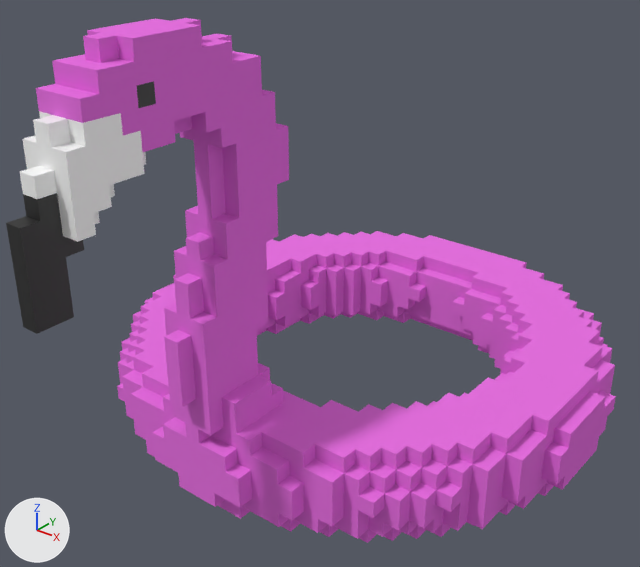
The Blender file Other Object/GameAsset4.blend: old version first, new version second.
Rendered twice from a 50 mm lens placed at (3.33, -4.68, 2.48), pointed at (0.07, -0.61, -0.05). Lighting does not change. The marker at lower left points along +X, +Y and +Z.
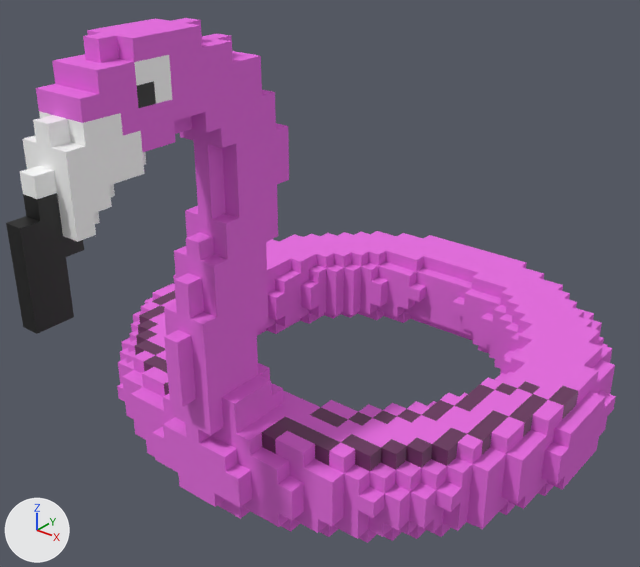
What the commit changed:
Material 'Material.004' (mat_material_004) changes colour from black #272727 to dark purple #69335e; in linear values from (0.0204, 0.0204, 0.0204) to (0.142, 0.0327, 0.113).
Material 'Material.003' (mat_material_003) is new.
Its base color is (0.0049, 0.0049, 0.0049) (black #0f0f0f).
me_cube_002 has 2954 vertices, 2954 faces and spans x -1.74..1.74, y -2.68..1.74, z -1.21..1.74.
me_cube_002 is used by ob_cube_002; location (0.0, 0.0, 0.0).
me_cube_002 part 1: 3 of the faces centred in x 0.16, y -2.0..-1.9, z 1.47..1.58 switch from mat_material_002 (pink #e771e1) to mat_material (white #ffffff).
me_cube_002 part 2: 48 of the faces centred in x -1.63..-0.42, y -1.53..0.0, z -0.63..-0.58 switch from mat_material_002 (pink #e771e1) to mat_material_004 (dark purple #69335f).
me_cube_002 part 3: 48 of the faces centred in x 0.42..1.63, y -1.53..0.0, z -0.63..-0.58 switch from mat_material_002 (pink #e771e1) to mat_material_004 (dark purple #69335f).
me_cube_002 now uses material mat_material_003 (black #0f0f0f).

Pixel boxes [x1, y1, x2, y2] of what changed, in the pictures (640 x 567 px):
'Cube.002', recoloured (pink to purple)
    both: [26, 52, 581, 475]
part 1 of me_cube_002, recoloured (purple to white)
    both: [134, 55, 172, 104]
part 2 of me_cube_002, recoloured (pink to purple)
    both: [135, 283, 176, 395]
part 3 of me_cube_002, recoloured (pink to purple)
    both: [262, 381, 578, 471]
